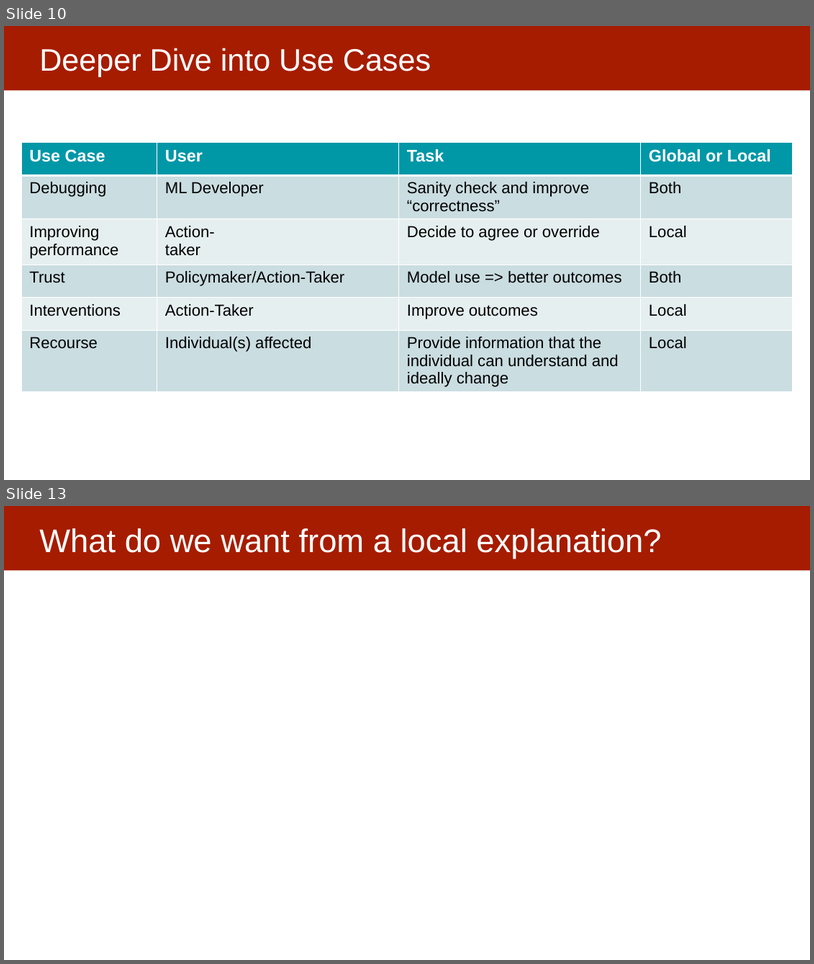
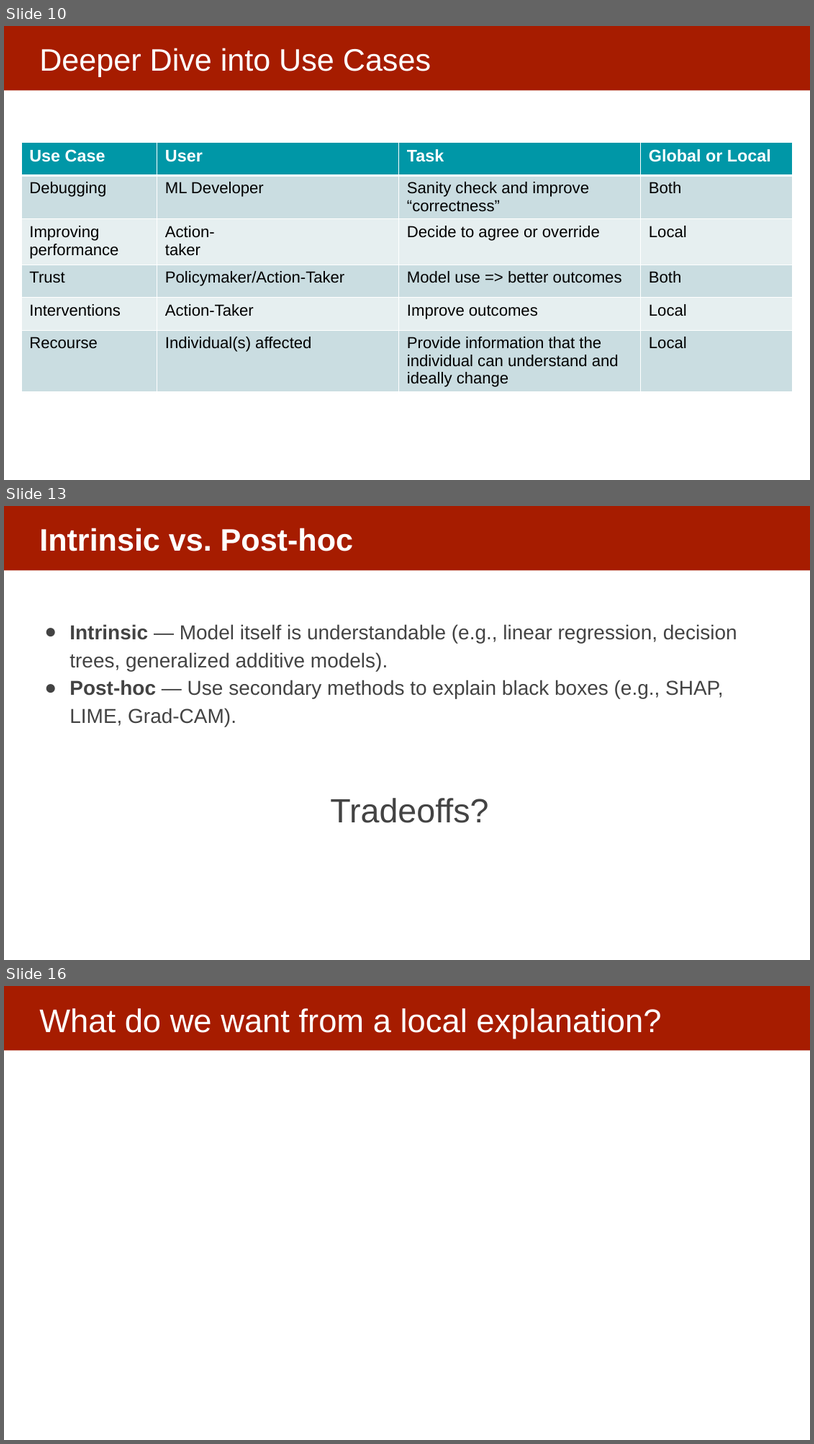
Before and after one commit to dssg/MLinPractice, a slide deck: Lectures/Lecture13-InterpretabilityOverview.pptx. Shown one above the other, each under a label of ours: slides 10 and 13 before the commit, slides 10, 13 and 16 after it; the slides between them are not shown. The pictures are 814x964 and 814x1444 pixels, drawn with LibreOffice and Linux fonts; fonts in the diff are those of the drawing. Boxes give left, top, right and bottom in pixels: in the first picture for what was removed or moved away, otherwise in the second. Text is boxed around its words. In the diff, an @@ line names an element or a change of style, - is before the commit and + after.

```diff
--- a/Lectures/Lecture13-InterpretabilityOverview.pptx
+++ b/Lectures/Lecture13-InterpretabilityOverview.pptx
@@ slide 13 added at [4,506,810,960], background #FFFFFF; not listed: 1 template element that a slide beside it also shows @@
@@ title added at [39,528,353,551], 37 pt, text #FFFFFF, bold @@
+Intrinsic vs. Post-hoc
@@ text added at [70,624,738,823], 24 pt, text #434343 @@
+● Intrinsic — Model itself is understandable (e.g., linear regression, decision trees, generalized additive models).
+● Post-hoc — Use secondary methods to explain black boxes (e.g., SHAP, LIME, Grad-CAM).
+Tradeoffs?
@@ what was slide 13 is now slide 16 @@
```
Also in this commit, not shown: 4 slides changed, 5 other slides added.
